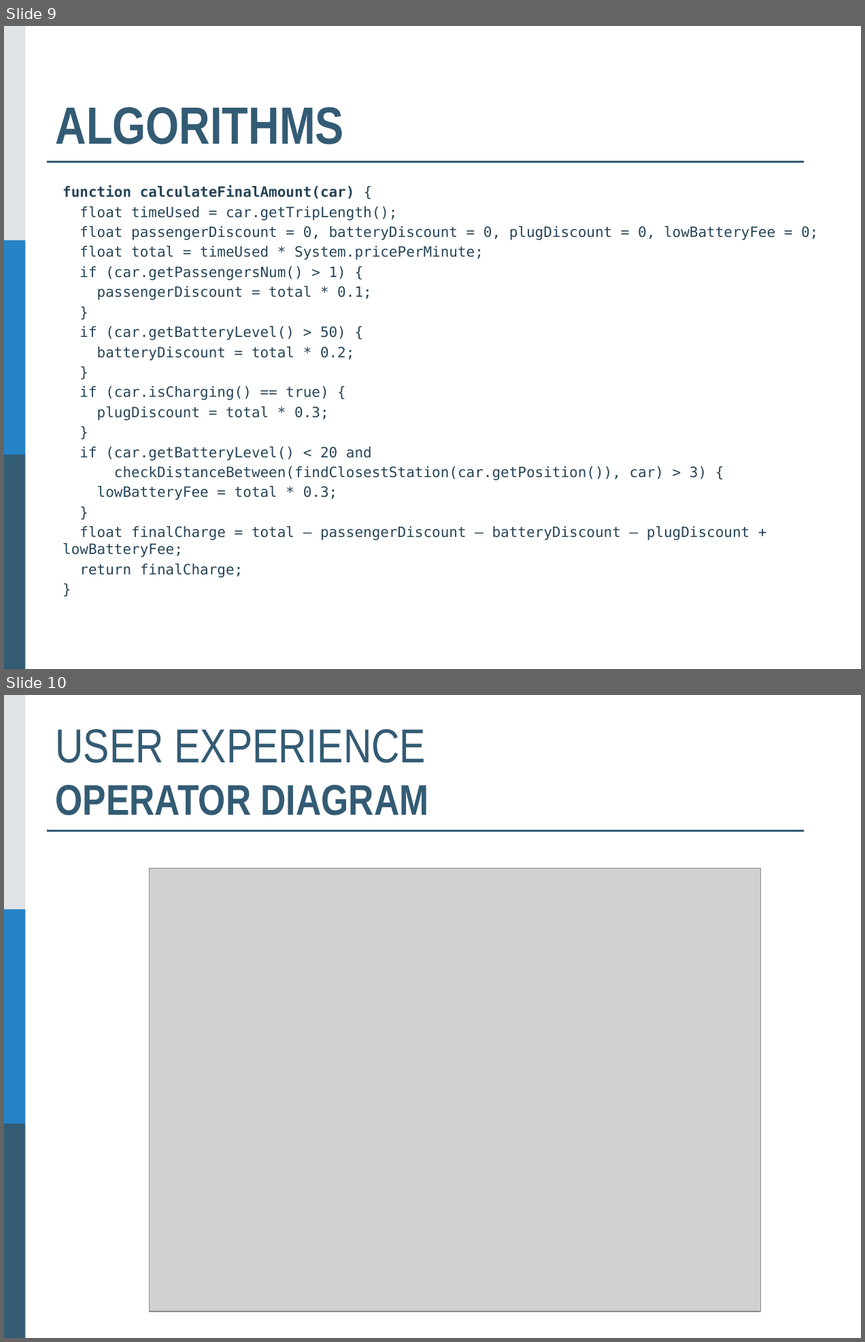
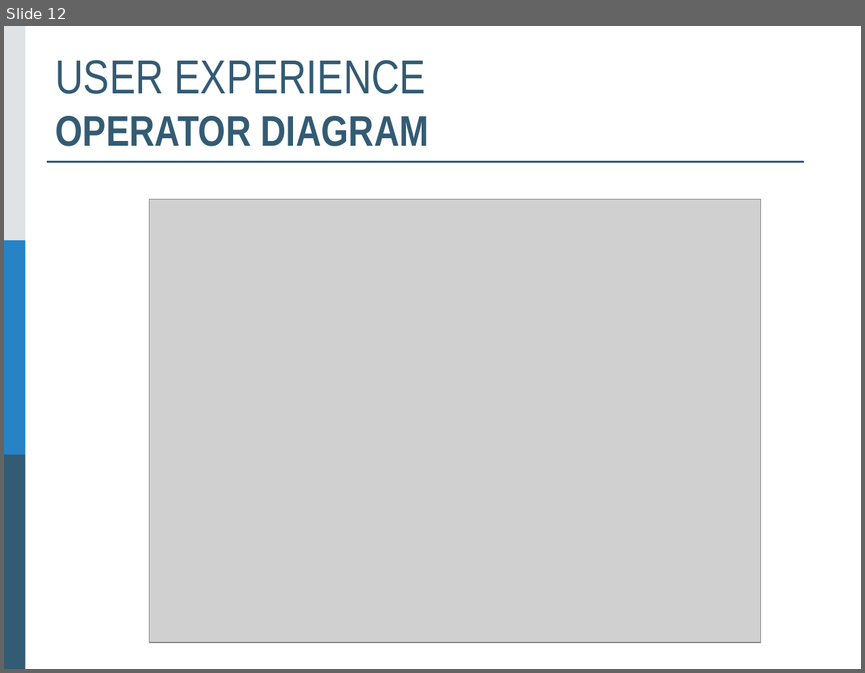
Before and after one commit to sergioCap/SE2project, a slide deck: 2_DesignDocument/presentation/SE2_DD_slides_SergioSoheilErica.pptx. Shown one above the other, each under a label of ours: slides 9 and 10 before the commit, slide 12 after it. The pictures are 865x1342 and 865x673 pixels, drawn with LibreOffice and Linux fonts; fonts in the diff are those of the drawing; grey boxes stand for pictures. Boxes give left, top, right and bottom in pixels: in the first picture for what was removed or moved away, otherwise in the second. Text is boxed around its words. In the diff, an @@ line names an element or a change of style, - is before the commit and + after.

```diff
--- a/2_DesignDocument/presentation/SE2_DD_slides_SergioSoheilErica.pptx
+++ b/2_DesignDocument/presentation/SE2_DD_slides_SergioSoheilErica.pptx
@@ slide 9 removed at [4, 26, 861, 669], background #FFFFFF; not listed: 4 template elements that a slide beside it also shows @@
@@ title removed at [56, 107, 344, 144] @@
-ALGORITHMS
@@ text removed at [62, 185, 818, 577] @@
-function calculateFinalAmount(car) {
-float timeUsed = car.getTripLength();
-float passengerDiscount = 0, batteryDiscount = 0, plugDiscount = 0, lowBatteryFee = 0;
-float total = timeUsed * System.pricePerMinute;
-if (car.getPassengersNum() > 1) {
-passengerDiscount = total * 0.1;
-}
-if (car.getBatteryLevel() > 50) {
-batteryDiscount = total * 0.2;
-}
-if (car.isCharging() == true) {
-plugDiscount = total * 0.3;
-}
-if (car.getBatteryLevel() < 20 and
-checkDistanceBetween(findClosestStation(car.getPosition()), car) > 3) {
-lowBatteryFee = total * 0.3;
-}
-float finalCharge = total – passengerDiscount – batteryDiscount – plugDiscount + lowBatteryFee;
-return finalCharge;
-}
@@ what was slide 10 is now slide 12 @@
```
Also in this commit, not shown: 2 slides changed, 3 slides added.
